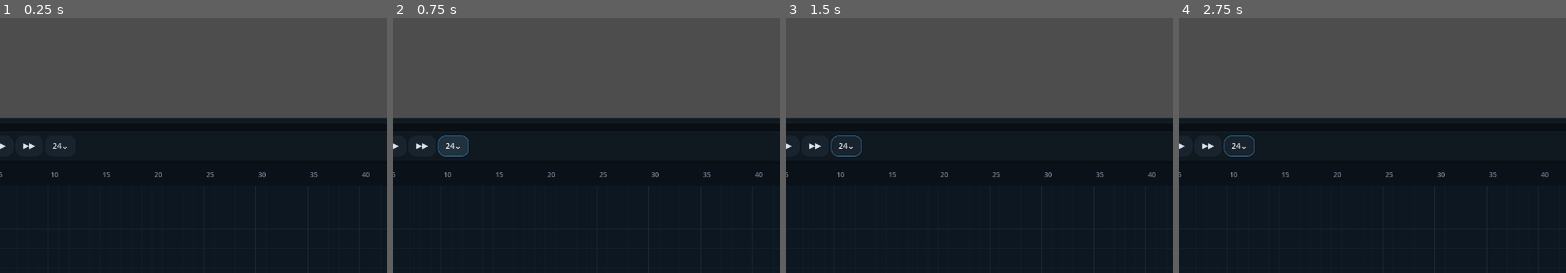
Above: before the commit, frames 1-4 (left to right).
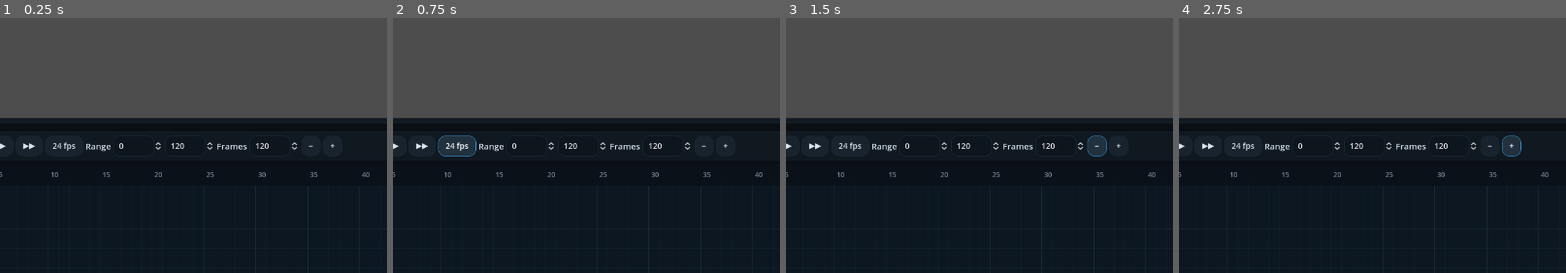
Above: after the commit, the same moments.

Repository: Onnevan/Kabuki
Game: Godot game, scene res://editor/main.tscn
Same seed, same stepped clock (60 frames per second), same inputs: the game is played once before the commit and once after it.
Inputs (mouse positions are % of the whole screen's width and height, from its top left):
- Up to frame 1 (0.25 s): no input
- Up to frame 2 (0.75 s): click "24⌄" (after the commit: "24 fps") at 0.5 s
- Up to frame 3 (1.5 s): click (65, 73) at 1.25 s, where only the run after the commit has a clickable "−"
- Up to frame 4 (2.75 s): click (68, 73) at 2 s, where only the run after the commit has a clickable "+"
The pictures show only the part of the screen within x 25-75%, y 48-98%; the shares and areas given below are measured in that part.

The runs differ from the first frame. In frame 1, 0.5% of the frame differs, in the area x 16-87%, y 48-53%; in frame 2, 0.7%; in frame 3, 0.9%, in the area x 11-87%, y 46-55%; in frame 4, 0.9%.

Commit message:
Expose timeline duration range and zoom controls

Diff:
--- a/editor/main.tscn
+++ b/editor/main.tscn
@@ -478,6 +478,20 @@
 [node name="ClipMode" type="OptionButton" parent="DrawingAnimBar"]
 unique_name_in_owner=true
 tooltip_text="Local clip playback: Loop, Ping-Pong, Hold, Reverse or Once"
+[node name="LocalStartLabel" type="Label" parent="DrawingAnimBar"]
+text="Range"
+[node name="LocalPlaybackStart" type="SpinBox" parent="DrawingAnimBar"]
+unique_name_in_owner=true
+min_value=0.0
+max_value=1000.0
+value=0.0
+[node name="LocalPlaybackEnd" type="SpinBox" parent="DrawingAnimBar"]
+unique_name_in_owner=true
+min_value=0.0
+max_value=1000.0
+value=23.0
+[node name="LocalFramesLabel" type="Label" parent="DrawingAnimBar"]
+text="Frames"
 [node name="LocalDuration" type="SpinBox" parent="DrawingAnimBar"]
 unique_name_in_owner=true
 min_value=1.0
@@ -895,7 +909,39 @@
 [node name="Next" type="Button" parent="Bottom/TransportPanel/Transport"]
 text="▶▶"
 [node name="FPS" type="Button" parent="Bottom/TransportPanel/Transport"]
-text="24⌄"
+text="24 fps"
+[node name="RangeLabel" type="Label" parent="Bottom/TransportPanel/Transport"]
+text="Range"
+[node name="PlaybackStart" type="SpinBox" parent="Bottom/TransportPanel/Transport"]
+unique_name_in_owner=true
+custom_minimum_size=Vector2(70,0)
+min_value=0.0
+max_value=100000.0
+step=1.0
+[node name="PlaybackEnd" type="SpinBox" parent="Bottom/TransportPanel/Transport"]
+unique_name_in_owner=true
+custom_minimum_size=Vector2(70,0)
+min_value=0.0
+max_value=100000.0
+step=1.0
+value=120.0
+[node name="DurationLabel" type="Label" parent="Bottom/TransportPanel/Transport"]
+text="Frames"
+[node name="TimelineDuration" type="SpinBox" parent="Bottom/TransportPanel/Transport"]
+unique_name_in_owner=true
+custom_minimum_size=Vector2(78,0)
+min_value=1.0
+max_value=100000.0
+step=1.0
+value=120.0
+[node name="ZoomOut" type="Button" parent="Bottom/TransportPanel/Transport"]
+unique_name_in_owner=true
+text="−"
+tooltip_text="Zoom timeline out"
+[node name="ZoomIn" type="Button" parent="Bottom/TransportPanel/Transport"]
+unique_name_in_owner=true
+text="+"
+tooltip_text="Zoom timeline in"
 [node name="TransportGrow" type="Control" parent="Bottom/TransportPanel/Transport"]
 size_flags_horizontal=3
 [node name="FrameText" type="Label" parent="Bottom/TransportPanel/Transport"]
